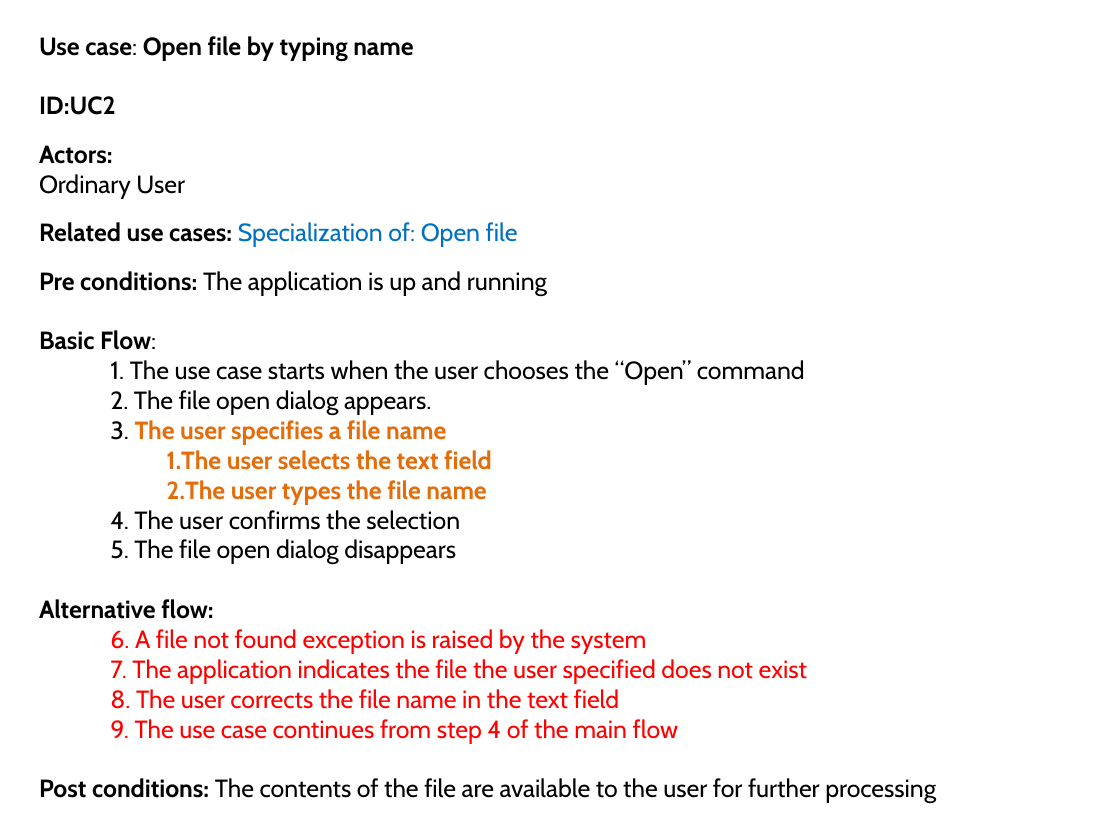
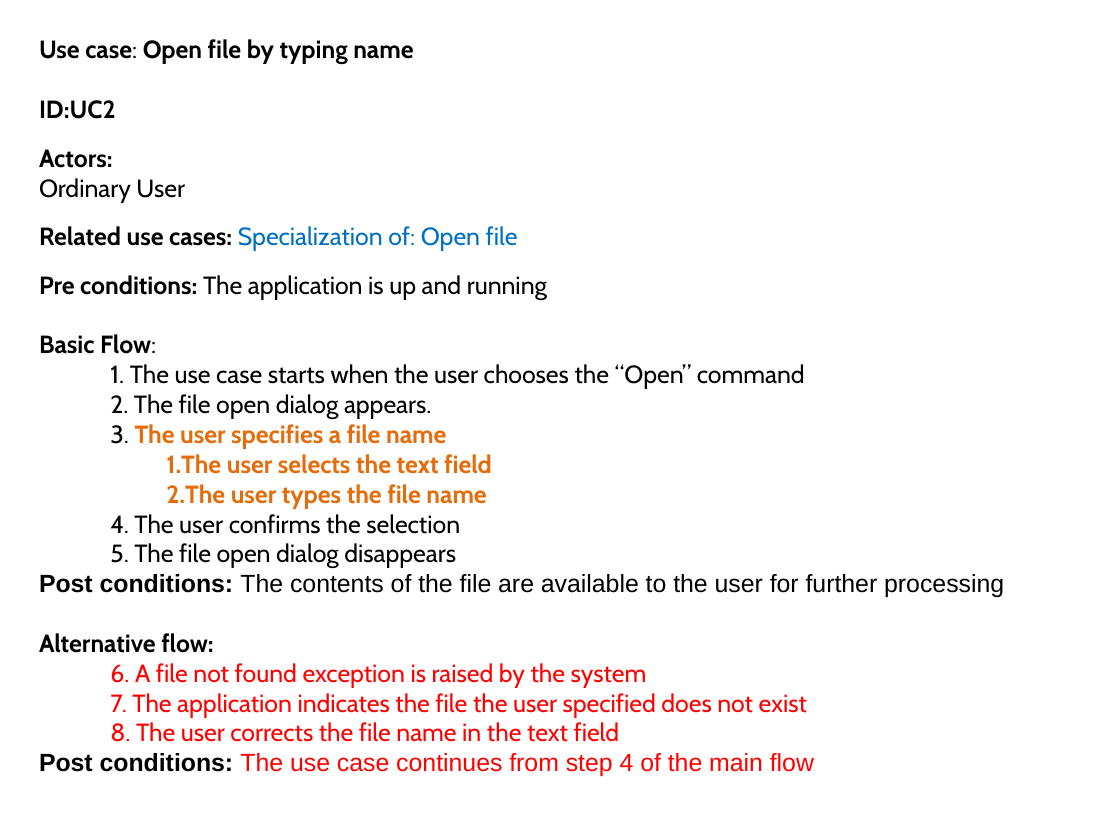
Before and after one commit to zarras/myy803-slides, a slide deck: slide 9 of 5-SoftEng-Modeling.ppt. Drawn at 1120x840 pixels with LibreOffice and Linux fonts; fonts in the diff are those of the drawing. Boxes give left, top, right and bottom in pixels: in the first picture for what was removed or moved away, otherwise in the second. Text is boxed around its words. In the diff, an @@ line names an element or a change of style, - is before the commit and + after.

```diff
--- a/5-SoftEng-Modeling.ppt
+++ b/5-SoftEng-Modeling.ppt
@@ text at (39, 574, 1004, 597): paragraph added @@
+Post conditions: The contents of the file are available to the user for further processing
@@ text at (39, 753, 814, 776): text changed; font Cabin to Arial; text colour #000000 to #FF0000 @@
-  4. The use case continues from step 4 of the main flow
-Post conditions: The contents of the file are available to the user for further processing
+Post conditions: The use case continues from step 4 of the main flow
```
Also in this commit, not shown: 3 other slides changed, 3 other files.
